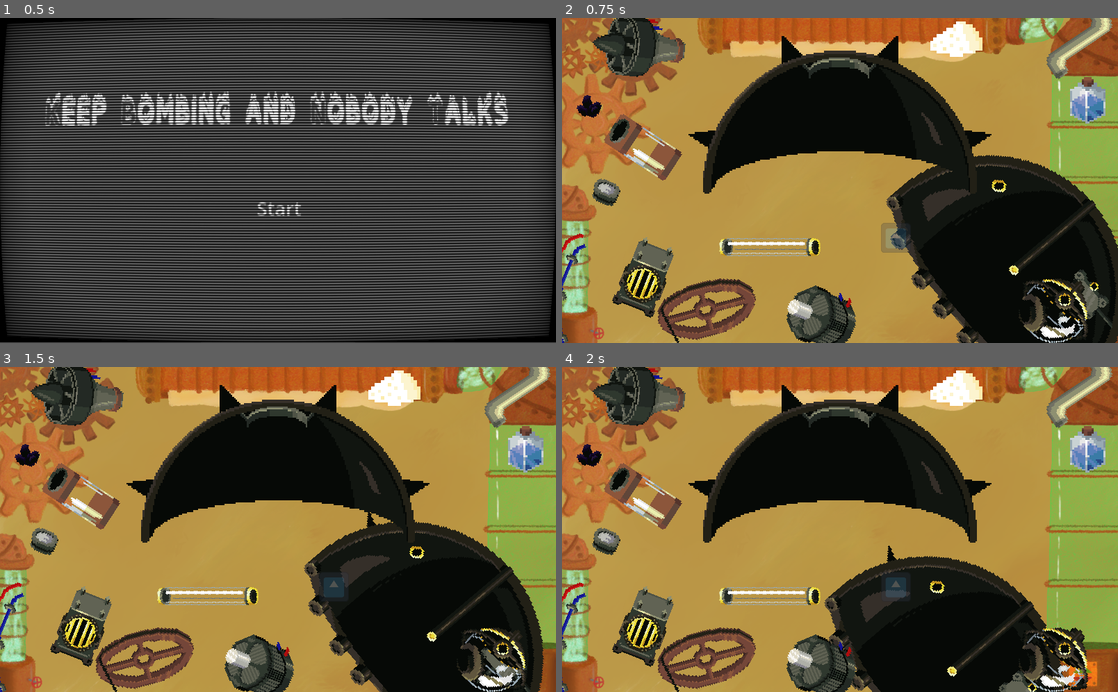
Above: before the commit, frames 1-4 (two rows, left to right).
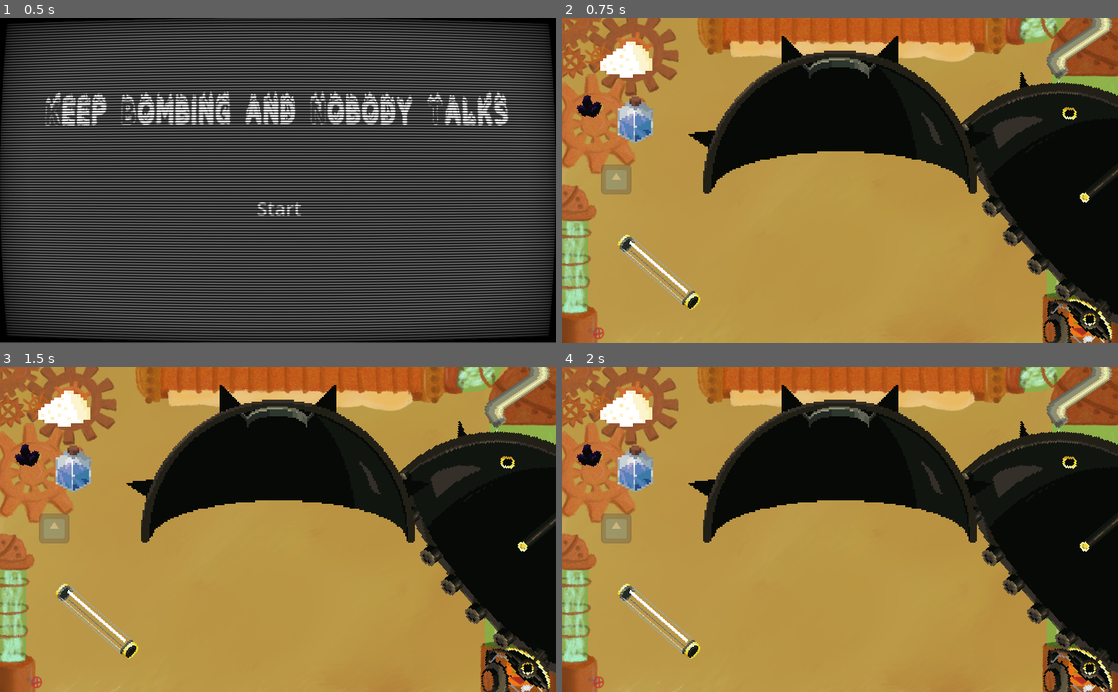
Above: after the commit, the same moments.

Repository: MarianPoirot/Gamejam-construire
Game: Godot game, scene res://Scenes/World/Opening.tscn
The game is run twice, just before and just after one commit, with the same random seed, the same clock (stepped at 60 frames per second) and the same inputs. The engine's default icon, where the game draws it, is replaced by a stand-in: a white triangle on a blue panel in a dark square.
Inputs (mouse positions are in pixels of both pictures, inside the frame that each line leads up to):
- Up to frame 1 (0.5 s): no input
- Up to frame 2 (0.75 s): click "Start" at 0.5 s
- Up to frame 3 (1.5 s): tap Enter at 1.25 s; drag from (455, 614) to (394, 666) at 1.27 s
- Up to frame 4 (2 s): no input

Frame 1 is identical in both runs. In frame 2, 32% of the frame differs, in the area x 0-100%, y 0-100%; in frame 3, 36%; in frame 4, 40%.

Commit message:
Toute les pieces sur le tapis

Diff:
--- a/Scenes/World/Main.tscn
+++ b/Scenes/World/Main.tscn
@@ -28,7 +28,7 @@
 texture = ExtResource("2_kno67")
 
 [node name="Coque_inf" parent="." instance=ExtResource("3_k3jia")]
-position = Vector2(844, 456)
+position = Vector2(974, 322)
 scale = Vector2(3, 3)
 
 [node name="Coque_sup" parent="." instance=ExtResource("4_ccyxp")]
@@ -38,64 +38,66 @@
 
 [node name="Chaudiere" parent="." instance=ExtResource("6_ncykg")]
 texture_filter = 1
-position = Vector2(159, 479)
+position = Vector2(963, -522)
 scale = Vector2(3, 3)
 
 [node name="Cable" parent="." instance=ExtResource("10_scpqc")]
 texture_filter = 1
-position = Vector2(32, 550)
-scale = Vector2(3, 3)
-
-[node name="Turbine" parent="." instance=ExtResource("7_pxymf")]
-position = Vector2(141, 53)
-scale = Vector2(3, 3)
-
-[node name="Moteur" parent="." instance=ExtResource("11_mkq26")]
-texture_filter = 1
-position = Vector2(479, 554)
-scale = Vector2(3, 3)
-
-[node name="goupille" parent="." instance=ExtResource("16_vplyf")]
-texture_filter = 1
-position = Vector2(256, 552)
-scale = Vector2(3, 3)
-
-[node name="ballon" parent="." instance=ExtResource("2_y7w6m")]
-position = Vector2(912, 536)
+position = Vector2(958, 1165)
 scale = Vector2(3, 3)
 
 [node name="reservoir" parent="." instance=ExtResource("6_g1jcb")]
 texture_filter = 1
-position = Vector2(154, 242)
+position = Vector2(962, 943)
 scale = Vector2(3, 3)
 
 [node name="ConduitVapeur" parent="." instance=ExtResource("6_bnl4o")]
 position = Vector2(951, 43)
 scale = Vector2(3, 3)
 
+[node name="Turbine" parent="." instance=ExtResource("7_pxymf")]
+position = Vector2(960, 740)
+scale = Vector2(3, 3)
+
+[node name="Moteur" parent="." instance=ExtResource("11_mkq26")]
+texture_filter = 1
+position = Vector2(955, -100)
+scale = Vector2(3, 3)
+
+[node name="goupille" parent="." instance=ExtResource("16_vplyf")]
+texture_filter = 1
+position = Vector2(961, -313)
+scale = Vector2(3, 3)
+
+[node name="ballon" parent="." instance=ExtResource("2_y7w6m")]
+position = Vector2(958, 572)
+scale = Vector2(3, 3)
+
 [node name="bouchon" parent="." instance=ExtResource("12_6p58o")]
 texture_filter = 1
-position = Vector2(81, 322)
+position = Vector2(958, 1273)
 scale = Vector2(3, 3)
 
 [node name="Area2D" parent="." instance=ExtResource("13_nxo70")]
 texture_filter = 1
-position = Vector2(466, 423)
+position = Vector2(241, 524)
+rotation = 0.719196
 
 [node name="Eau" parent="." instance=ExtResource("15_dup0a")]
-position = Vector2(968, 152)
+position = Vector2(135, 188)
 scale = Vector2(3, 3)
 
 [node name="Sodium" parent="." instance=ExtResource("16_2xrmh")]
 texture_filter = 1
-position = Vector2(726, 39)
+position = Vector2(118, 77)
 scale = Vector2(3, 3)
 
 [node name="tapis_roulant" parent="." instance=ExtResource("17_hyrnp")]
 position = Vector2(961, 314)
+metadata/_edit_lock_ = true
 
 [node name="ferAsouder" parent="." instance=ExtResource("16_mju8g")]
-position = Vector2(615, 406)
+position = Vector2(100, 298)
 scale = Vector2(3, 3)
 
 [node name="combustible" parent="." instance=ExtResource("5_6g2yp")]
--- a/Scripts/World/tapis_roulant.gd
+++ b/Scripts/World/tapis_roulant.gd
@@ -24,8 +24,8 @@
 
 
 func _on_haut_area_entered(area):
-	area.position.y+=($CollisionShape2D.shape.size.y-50)*scale.y
+	area.position.y+=($CollisionShape2D.shape.size.y-200)*scale.y
 
 
 func _on_bas_area_entered(area):
-	area.position.y-=($CollisionShape2D.shape.size.y-200)*scale.y
+	area.position.y-=($CollisionShape2D.shape.size.y+200)*scale.y
